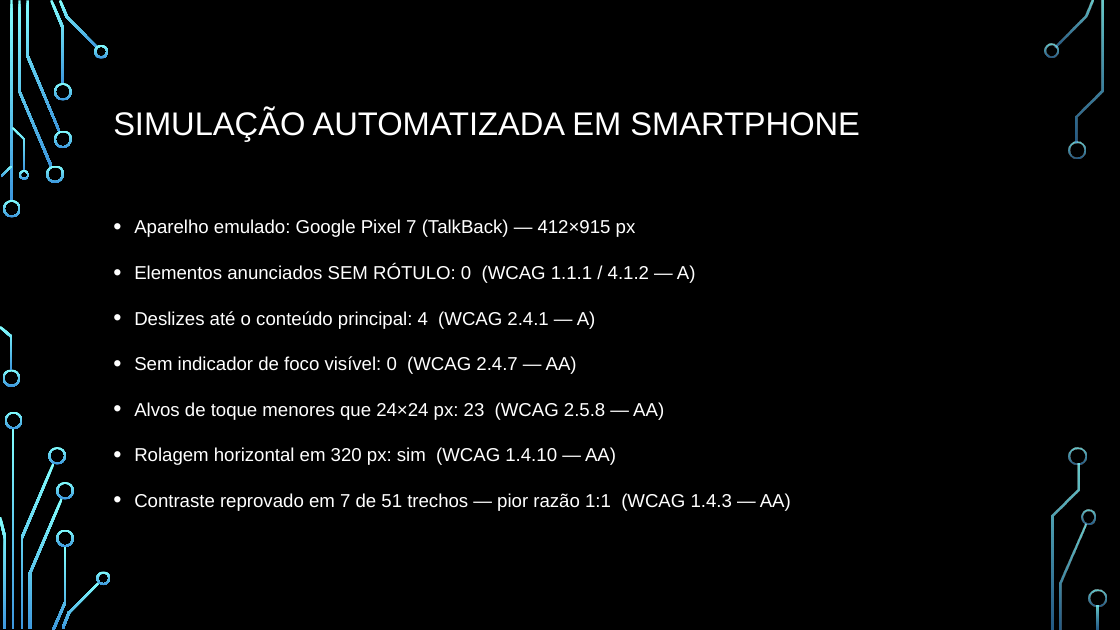
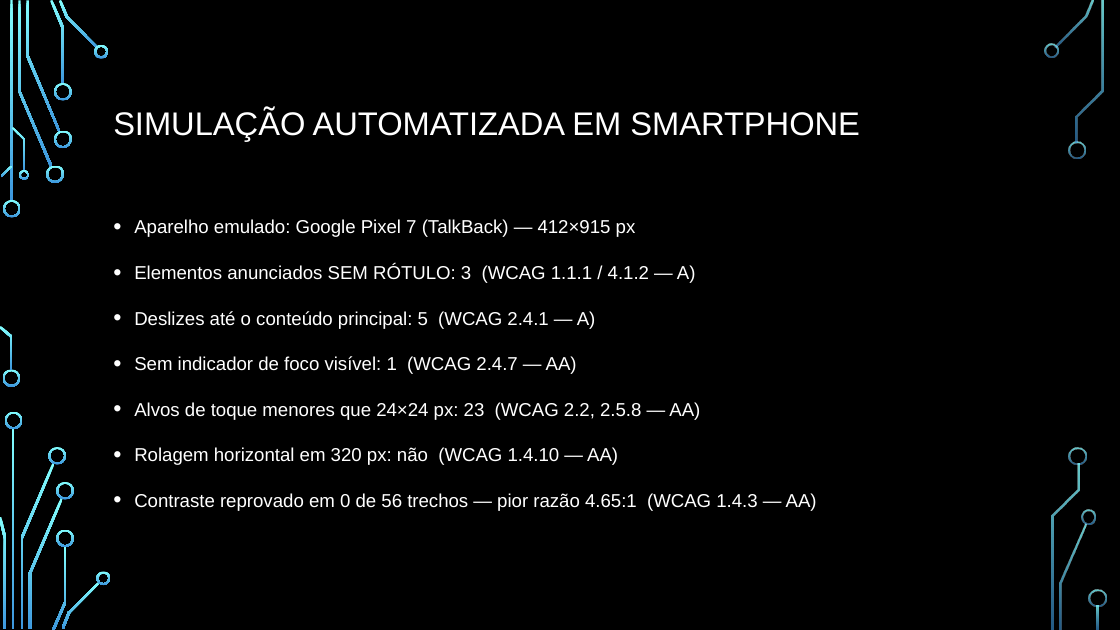
Before and after one commit to guilhermedopp/atividades, a slide deck: slide 15 of apresentacao/APRESENTACAO_AVALIACAO_ACESSIBILIDADE.pptx. Drawn at 1120x630 pixels with LibreOffice and Linux fonts; fonts in the diff are those of the drawing; background and template pictures are left out. Boxes give left, top, right and bottom in pixels: in the first picture for what was removed or moved away, otherwise in the second. Text is boxed around its words. In the diff, an @@ line names an element or a change of style, - is before the commit and + after.

```diff
--- a/apresentacao/APRESENTACAO_AVALIACAO_ACESSIBILIDADE.pptx
+++ b/apresentacao/APRESENTACAO_AVALIACAO_ACESSIBILIDADE.pptx
@@ text at [134,265,817,511]: text changed @@
-• Elementos anunciados SEM RÓTULO: 0 (WCAG 1.1.1 / 4.1.2 — A)
-• Deslizes até o conteúdo principal: 4 (WCAG 2.4.1 — A)
-• Sem indicador de foco visível: 0 (WCAG 2.4.7 — AA)
-• Alvos de toque menores que 24×24 px: 23 (WCAG 2.5.8 — AA)
-• Rolagem horizontal em 320 px: sim (WCAG 1.4.10 — AA)
-• Contraste reprovado em 7 de 51 trechos — pior razão 1:1 (WCAG 1.4.3 — AA)
+• Elementos anunciados SEM RÓTULO: 3 (WCAG 1.1.1 / 4.1.2 — A)
+• Deslizes até o conteúdo principal: 5 (WCAG 2.4.1 — A)
+• Sem indicador de foco visível: 1 (WCAG 2.4.7 — AA)
+• Alvos de toque menores que 24×24 px: 23 (WCAG 2.2, 2.5.8 — AA)
+• Rolagem horizontal em 320 px: não (WCAG 1.4.10 — AA)
+• Contraste reprovado em 0 de 56 trechos — pior razão 4.65:1 (WCAG 1.4.3 — AA)
```
Also in this commit, not shown: 6 other slides changed, 20 other files.
